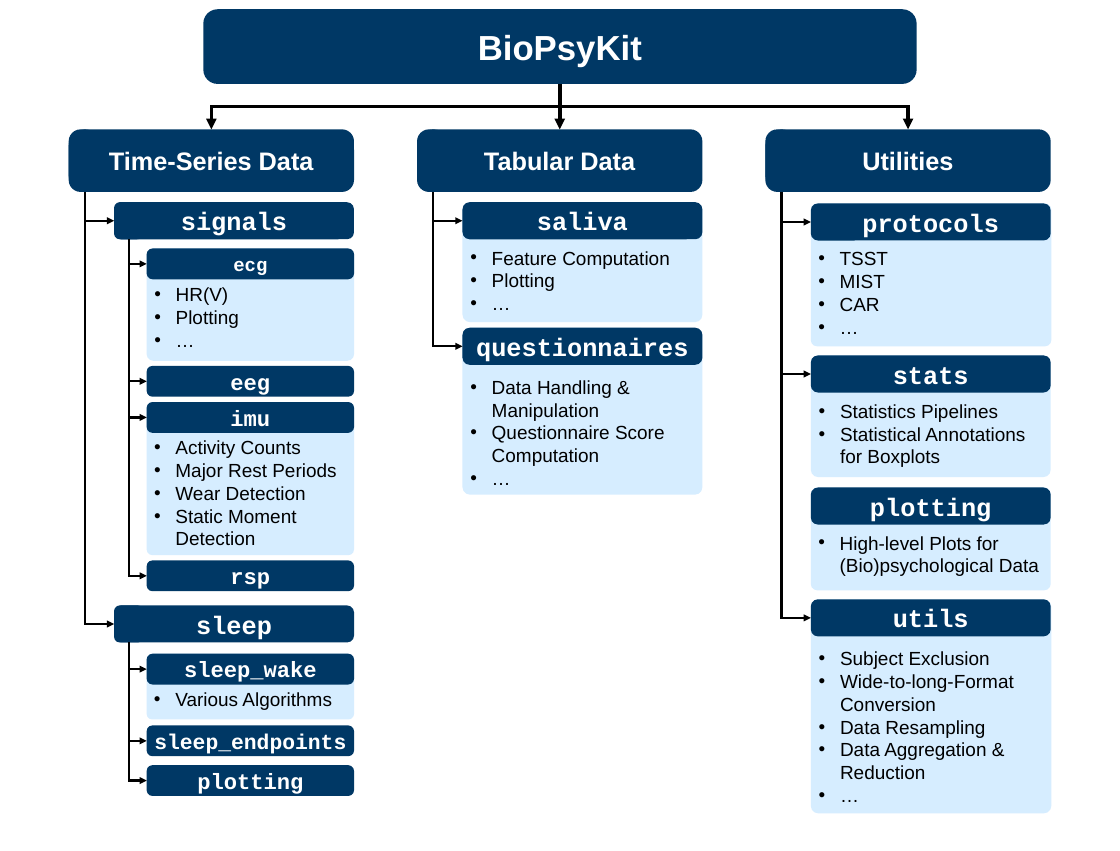
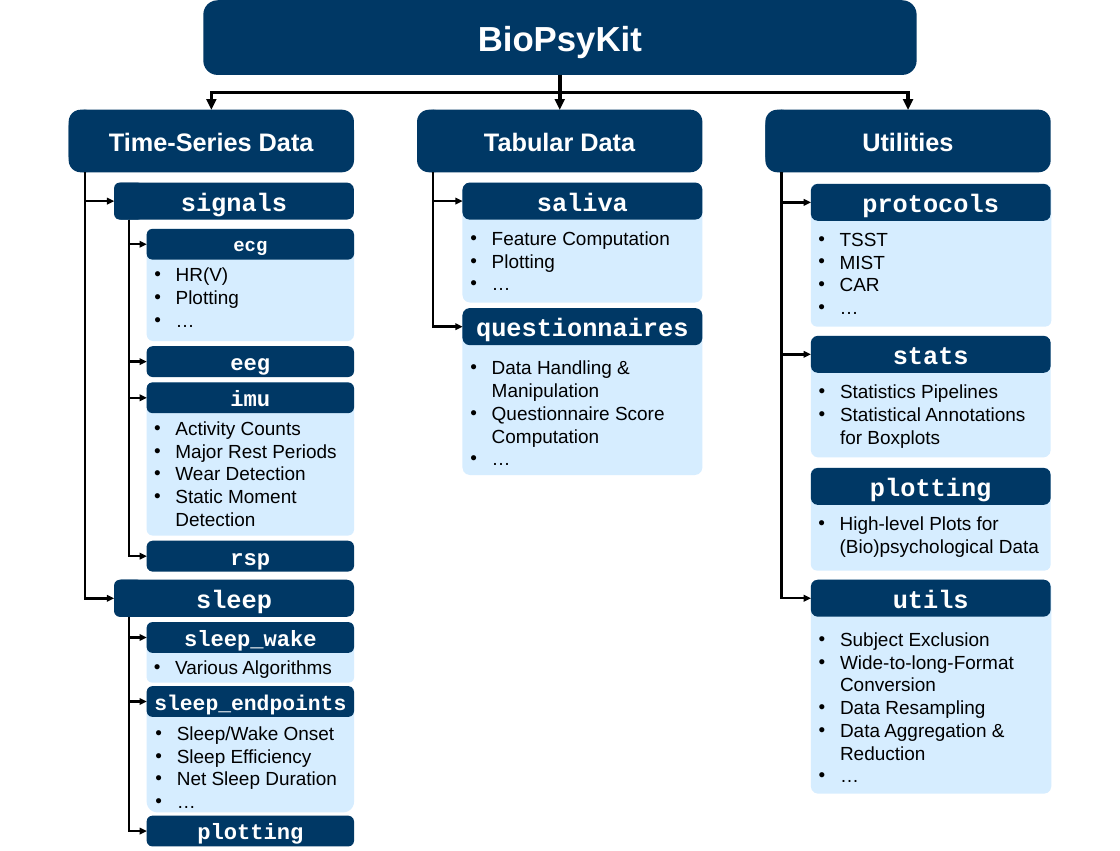
Before and after one commit to mad-lab-fau/BioPsyKit, a slide deck: slide 1 of paper/img/biopsykit_overview_figure.pptx. Drawn at 1120x851 pixels with LibreOffice and Linux fonts; fonts in the diff are those of the drawing. Boxes give left, top, right and bottom in pixels: in the first picture for what was removed or moved away, otherwise in the second. Text is boxed around its words. In the diff, an @@ line names an element or a change of style, - is before the commit and + after.

```diff
--- a/paper/img/biopsykit_overview_figure.pptx
+++ b/paper/img/biopsykit_overview_figure.pptx
@@ rounded rectangle "BioPsyKit": place and size @@
-rounded rectangle "BioPsyKit" at box(203, 9, 916, 84)
+rounded rectangle "BioPsyKit" at box(203, 0, 916, 75)
@@ elbow arrow moved from (560, 84) - (211, 129) to (560, 75) - (211, 110) @@
@@ elbow arrow moved from (560, 84) - (908, 129) to (560, 75) - (908, 110) @@
@@ elbow arrow moved from (560, 84) - (560, 129) to (560, 75) - (560, 110) @@
@@ elbow arrow moved from (85, 192) - (114, 624) to (85, 172) - (114, 598) @@
@@ 26 rounded rectangles, 10 elbow arrows: place and size @@
-26 rounded rectangles, 10 elbow arrows at box(69, 129, 1051, 813)
+26 rounded rectangles, 10 elbow arrows at box(69, 110, 1051, 793)
@@ rounded rectangle "sleep": place and size @@
-rounded rectangle "sleep" at box(114, 605, 354, 642)
+rounded rectangle "sleep" at box(114, 580, 354, 617)
@@ rounded rectangle: place and size @@
-rounded rectangle at box(114, 605, 143, 642)
+rounded rectangle at box(114, 580, 143, 617)
@@ elbow arrow moved from (129, 642) - (147, 669) to (129, 617) - (147, 638) @@
@@ elbow arrow moved from (129, 642) - (147, 741) to (129, 617) - (147, 701) @@
@@ elbow arrow moved from (129, 642) - (147, 780) to (129, 617) - (147, 831) @@
@@ rounded rectangle "sleep_wake": place and size @@
-rounded rectangle "sleep_wake" at box(147, 654, 354, 684)
+rounded rectangle "sleep_wake" at box(147, 622, 354, 653)
@@ rounded rectangle "Various Algorithms": place and size @@
-rounded rectangle "Various Algorithms" at box(147, 654, 354, 720)
+rounded rectangle "Various Algorithms" at box(147, 622, 354, 683)
@@ rounded rectangle "sleep_endpoints": place and size @@
-rounded rectangle "sleep_endpoints" at box(147, 725, 354, 756)
+rounded rectangle "sleep_endpoints" at box(147, 686, 354, 717)
@@ rounded rectangle added at box(147, 686, 354, 812), fill #D6EDFF, 24 pt, text #000000 @@
+• Sleep/Wake Onset
+• Sleep Efficiency
+• Net Sleep Duration
+• …
@@ rounded rectangle "plotting": place and size @@
-rounded rectangle "plotting" at box(147, 765, 354, 796)
+rounded rectangle "plotting" at box(147, 816, 354, 846)
```
Also in this commit, not shown: 2 other files.
